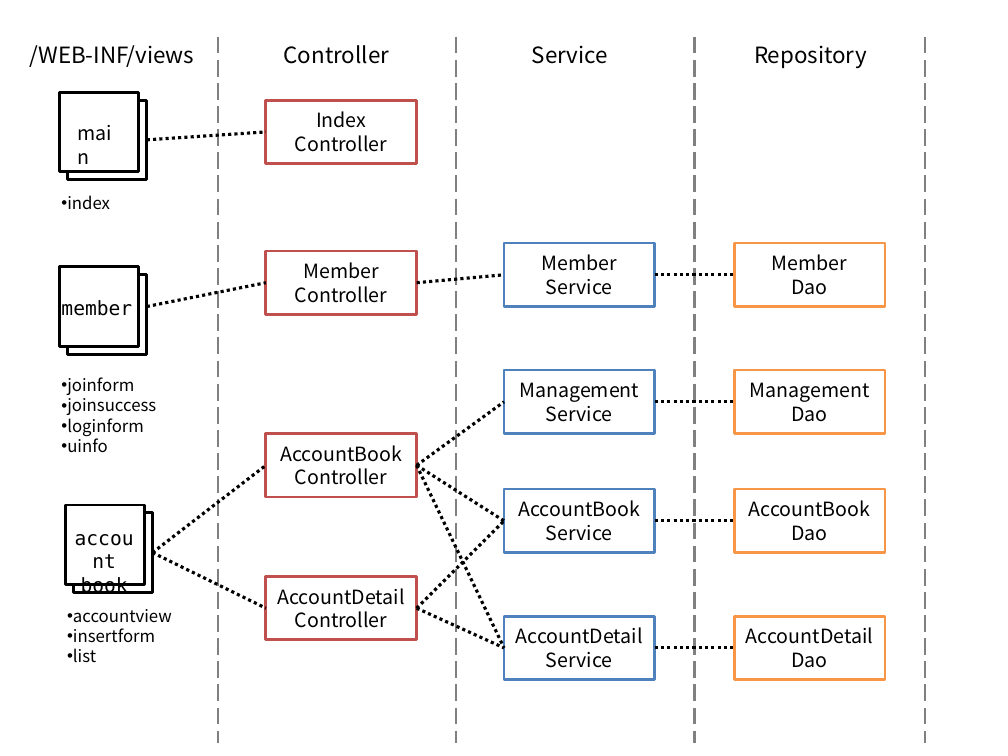
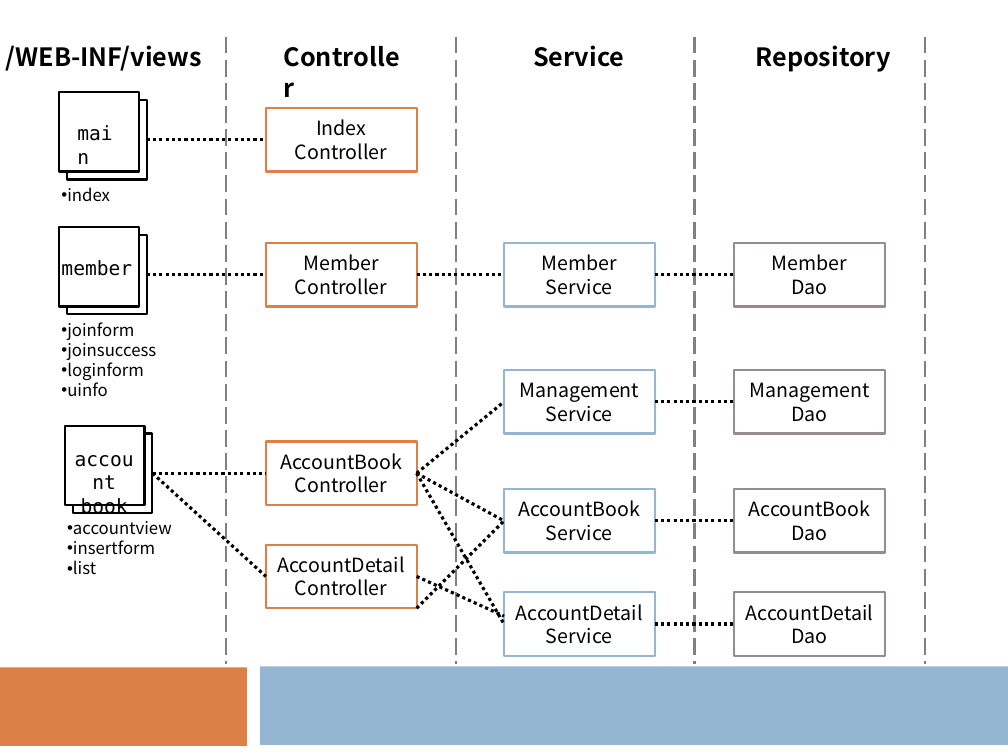
Before and after one commit to leegaeng/MoneyManagementProject, a slide deck: slide 5 of doc/최종산출물.pptx (slide 6 before the commit). Drawn at 1008x756 pixels with LibreOffice and Linux fonts; fonts in the diff are those of the drawing; background and template pictures are left out. Boxes give left, top, right and bottom in pixels: in the first picture for what was removed or moved away, otherwise in the second. Text is boxed around its words. In the diff, an @@ line names an element or a change of style, - is before the commit and + after.

```diff
--- a/doc/최종산출물.pptx
+++ b/doc/최종산출물.pptx
@@ size 16 to 18 pt, bold on in 4 elements at [533, 45, 624, 67], [274, 36, 419, 77], [756, 45, 891, 72], [6, 45, 202, 71] @@
@@ text "/WEB-INF/views": place and size @@
-text "/WEB-INF/views" at [30, 45, 195, 67]
+text "/WEB-INF/views" at [6, 45, 202, 71]
@@ line moved from (219, 36) - (219, 743) to (226, 36) - (226, 663) @@
@@ line moved from (457, 36) - (457, 743) to (457, 36) - (457, 663) @@
@@ line moved from (695, 36) - (695, 743) to (695, 36) - (695, 663) @@
@@ line moved from (924, 36) - (924, 743) to (924, 36) - (924, 663) @@
@@ text "main" at [68, 116, 133, 150]: font Noto Sans CJK KR to DejaVu Sans Mono @@
@@ rectangle "Index": place and size @@
-rectangle "Index" at [266, 100, 417, 163]
+rectangle "Index" at [266, 108, 417, 171]
@@ line moved from (147, 140) - (266, 132) to (147, 140) - (266, 140) @@
@@ text "index": place and size @@
-text "index" at [67, 195, 110, 210]
+text "index" at [67, 187, 110, 202]
@@ 2 rectangles, 1 text: place and size @@
-2 rectangles, 1 text at [59, 267, 147, 355]
+2 rectangles, 1 text at [59, 227, 147, 314]
@@ rectangle "Member": place and size @@
-rectangle "Member" at [266, 251, 417, 314]
+rectangle "Member" at [266, 243, 417, 306]
@@ line moved from (147, 306) - (266, 283) to (147, 275) - (266, 275) @@
@@ line moved from (416, 283) - (504, 275) to (416, 275) - (504, 275) @@
@@ text "joinform": place and size @@
-text "joinform" at [67, 377, 156, 453]
+text "joinform" at [67, 322, 156, 397]
@@ line moved from (416, 466) - (504, 402) to (416, 473) - (504, 402) @@
@@ 2 rectangles, 1 text: place and size @@
-2 rectangles, 1 text at [66, 505, 153, 594]
+2 rectangles, 1 text at [66, 425, 153, 514]
@@ outline #000000 2 pt to #000000 1.5 pt in 6 elements at [68, 100, 147, 179], [59, 93, 139, 172], [68, 235, 147, 314], [59, 227, 139, 306], [74, 433, 153, 513], [66, 425, 145, 505] @@
@@ rectangle "AccountBook": place and size @@
-rectangle "AccountBook" at [266, 433, 417, 497]
+rectangle "AccountBook" at [266, 442, 417, 505]
@@ line moved from (152, 552) - (266, 608) to (152, 473) - (266, 577) @@
@@ line moved from (152, 552) - (266, 466) to (152, 473) - (266, 473) @@
@@ line moved from (416, 466) - (504, 521) to (416, 473) - (504, 521) @@
@@ line moved from (416, 466) - (504, 648) to (416, 473) - (504, 624) @@
@@ text "accountview": place and size @@
-text "accountview" at [73, 609, 172, 663]
+text "accountview" at [73, 521, 172, 575]
@@ outline #C0504D 2 pt to #DD8047 1.5 pt in 4 elements at [266, 442, 417, 505], [266, 108, 417, 171], [266, 243, 417, 306], [266, 544, 417, 608] @@
@@ rectangle "AccountDetail": place and size @@
-rectangle "AccountDetail" at [266, 577, 417, 640]
+rectangle "AccountDetail" at [266, 544, 417, 608]
@@ line moved from (416, 608) - (504, 648) to (416, 577) - (504, 616) @@
@@ outline #4F81BD 2 pt to #94B6D2 1.5 pt in 4 elements at [504, 243, 655, 306], [504, 489, 655, 552], [504, 370, 655, 433], [504, 593, 655, 656] @@
@@ outline #F79646 2 pt to #968C8C 1.5 pt in 4 elements at [734, 243, 885, 306], [734, 489, 885, 552], [734, 370, 885, 433], [734, 593, 885, 656] @@
@@ 2 rectangles, 1 line: place and size @@
-2 rectangles, 1 line at [504, 616, 885, 679]
+2 rectangles, 1 line at [504, 593, 885, 656]
@@ rectangle added at [0, 667, 247, 746], fill #DD8047 @@
@@ rectangle added at [260, 666, 1008, 745], fill #94B6D2 @@
```
Also in this commit, not shown: 3 other slides changed, 5 slides added, 2 slides removed.
